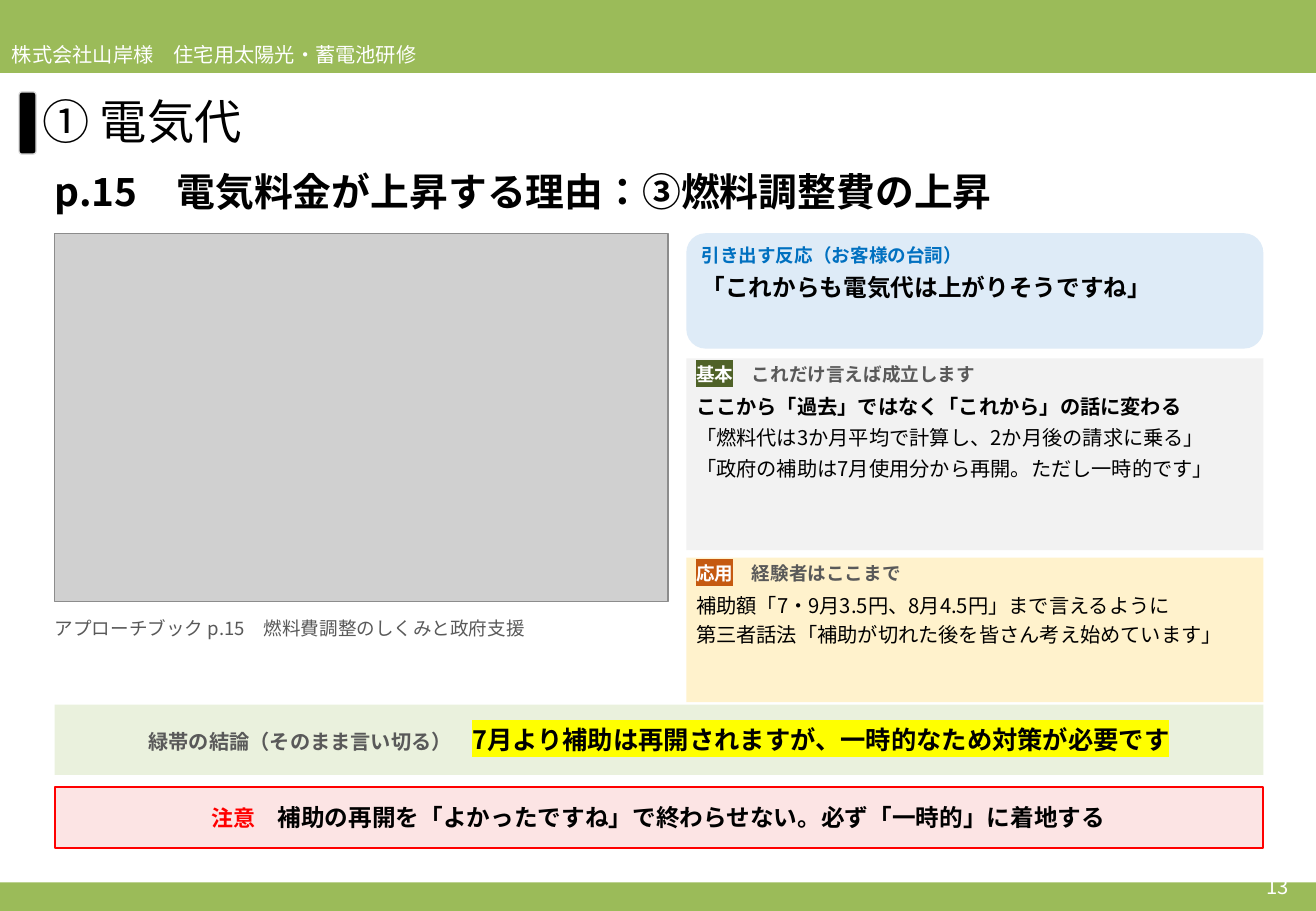
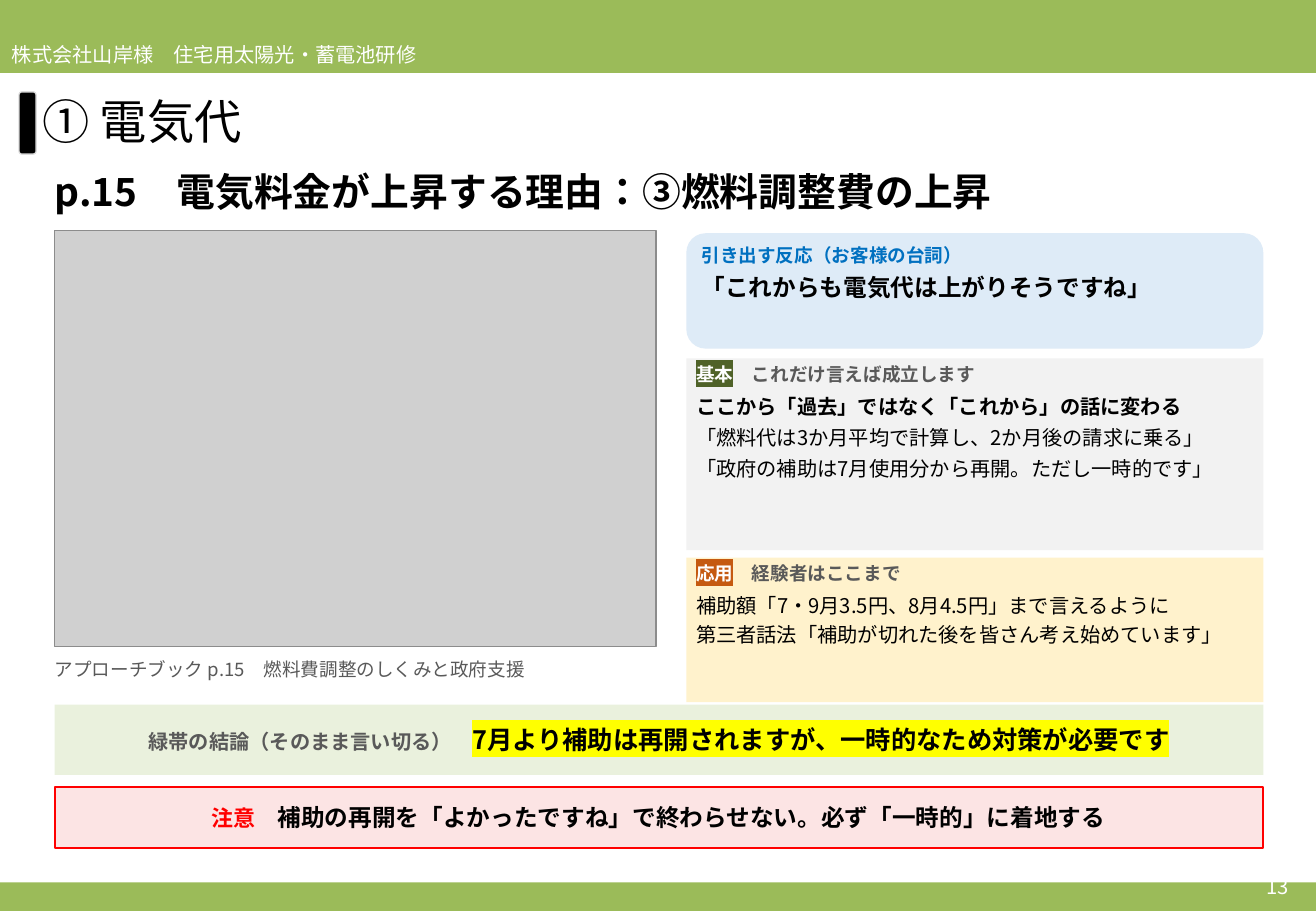
Before and after one commit to soshiro-iki-sys/-, a slide deck: slide 13 of slides/2026営業研修_必要性訴求パート_アプローチブックの伝え方.pptx. Drawn at 1316x911 pixels with LibreOffice and Linux fonts; fonts in the diff are those of the drawing; grey boxes stand for pictures. Boxes give left, top, right and bottom in pixels: in the first picture for what was removed or moved away, otherwise in the second. Text is boxed around its words. In the diff, an @@ line names an element or a change of style, - is before the commit and + after.

```diff
--- a/slides/2026営業研修_必要性訴求パート_アプローチブックの伝え方.pptx
+++ b/slides/2026営業研修_必要性訴求パート_アプローチブックの伝え方.pptx
@@ picture: place and size @@
-picture at [55, 233, 668, 601]
+picture at [55, 231, 656, 646]
@@ text "アプローチブック p.15 燃料費調整のしくみと政府支援": place and size @@
-text "アプローチブック p.15 燃料費調整のしくみと政府支援" at [55, 619, 525, 639]
+text "アプローチブック p.15 燃料費調整のしくみと政府支援" at [55, 660, 525, 680]
```
Also in this commit, not shown: 10 other slides changed, 13 other files.
